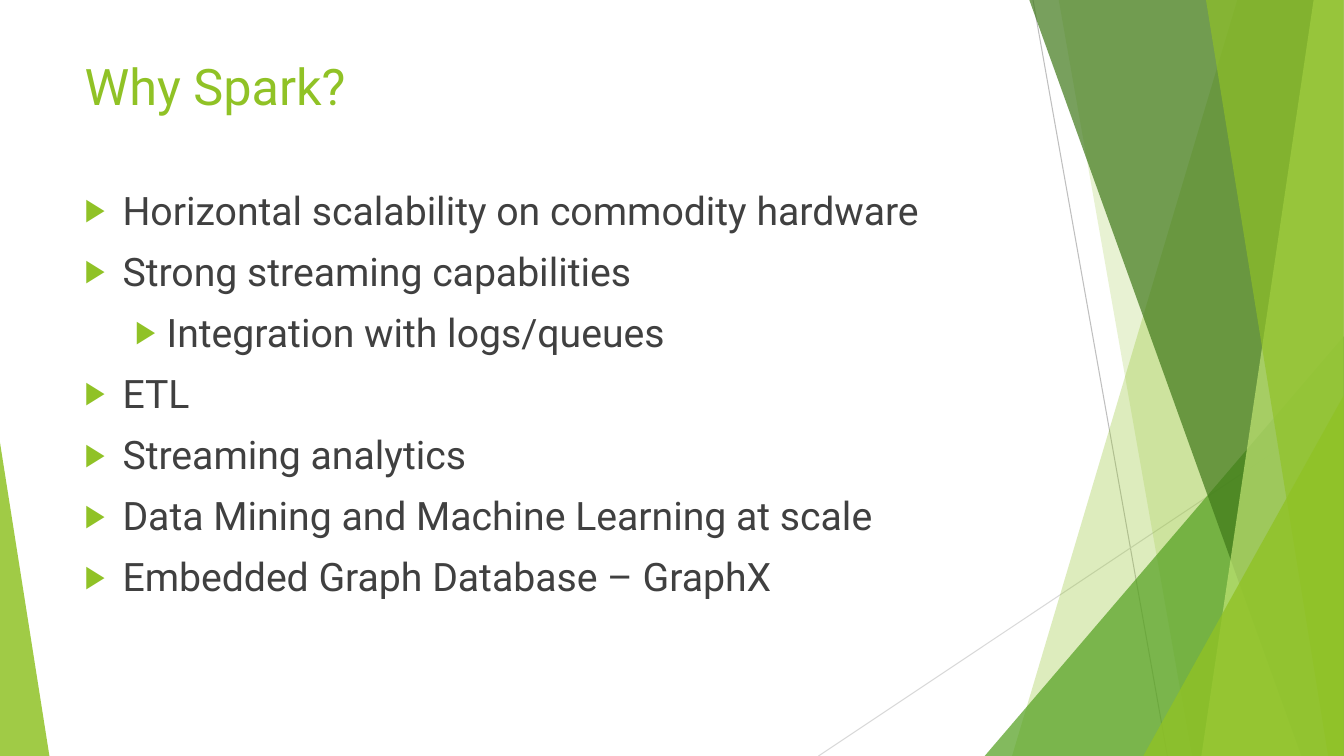
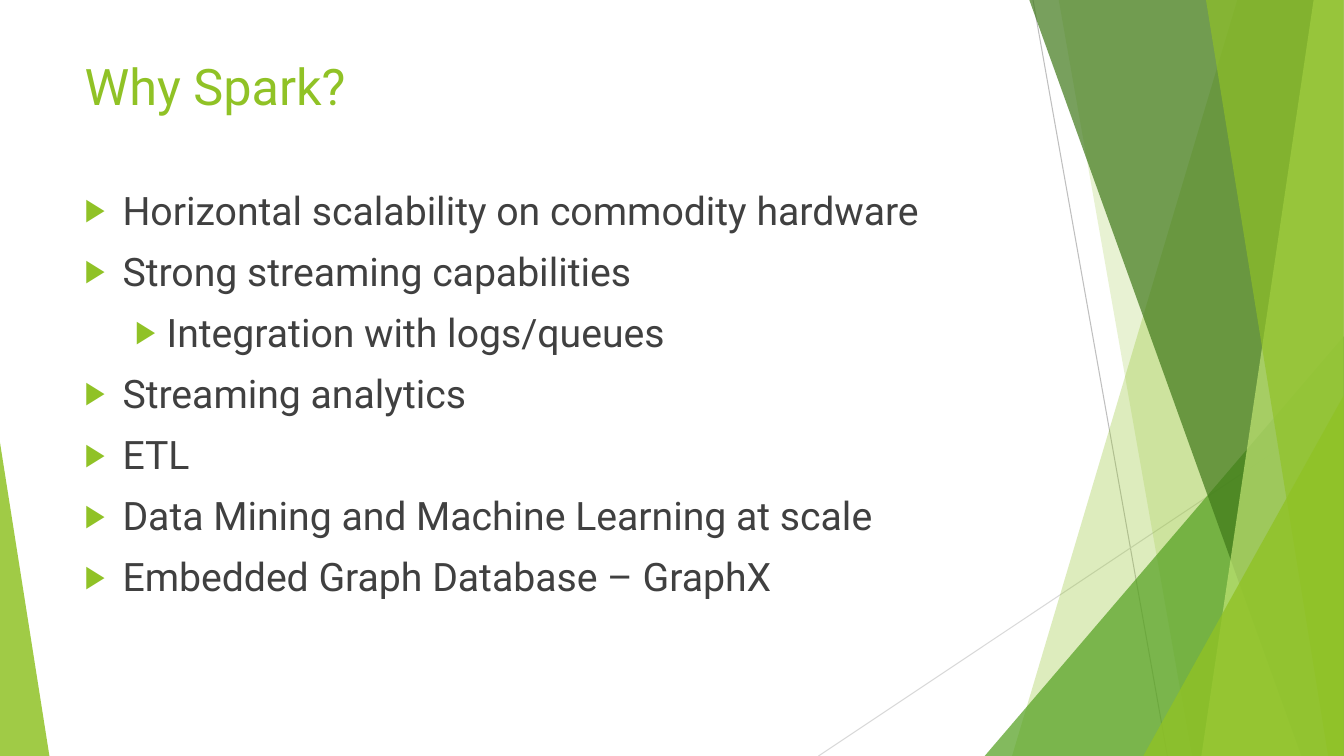
Before and after one commit to sseamonds/spark_pres, a slide deck: slide 3 of spark_pres_slides.pptx. Drawn at 1344x756 pixels with LibreOffice and Linux fonts; fonts in the diff are those of the drawing. Boxes give left, top, right and bottom in pixels: in the first picture for what was removed or moved away, otherwise in the second. Text is boxed around its words. In the diff, an @@ line names an element or a change of style, - is before the commit and + after.

```diff
--- a/spark_pres_slides.pptx
+++ b/spark_pres_slides.pptx
@@ text at [123, 378, 466, 417]: paragraph added @@
+▶ Streaming analytics
@@ text at [123, 439, 466, 478]: paragraph removed @@
-▶ Streaming analytics
```
Also in this commit, not shown: 2 other files.
